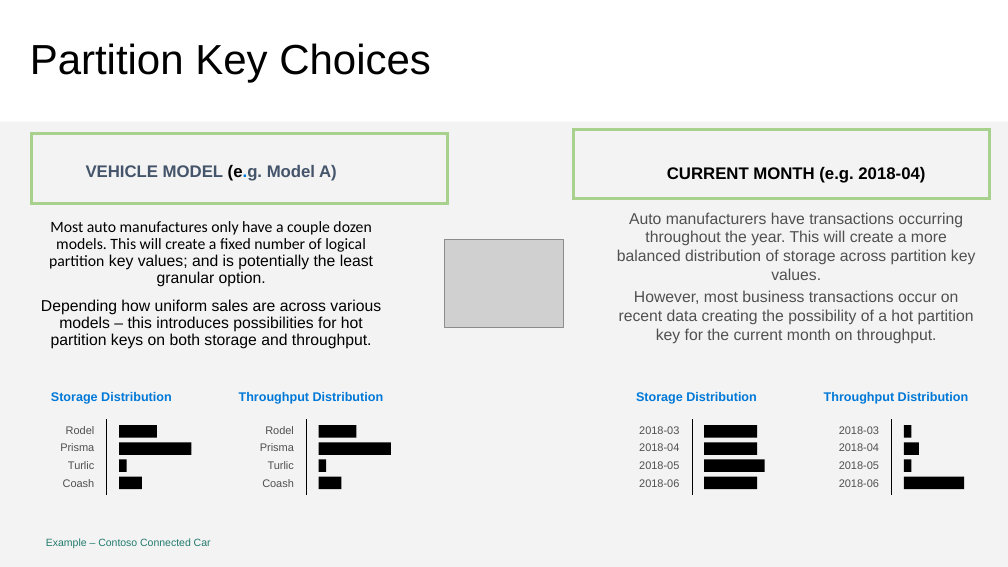
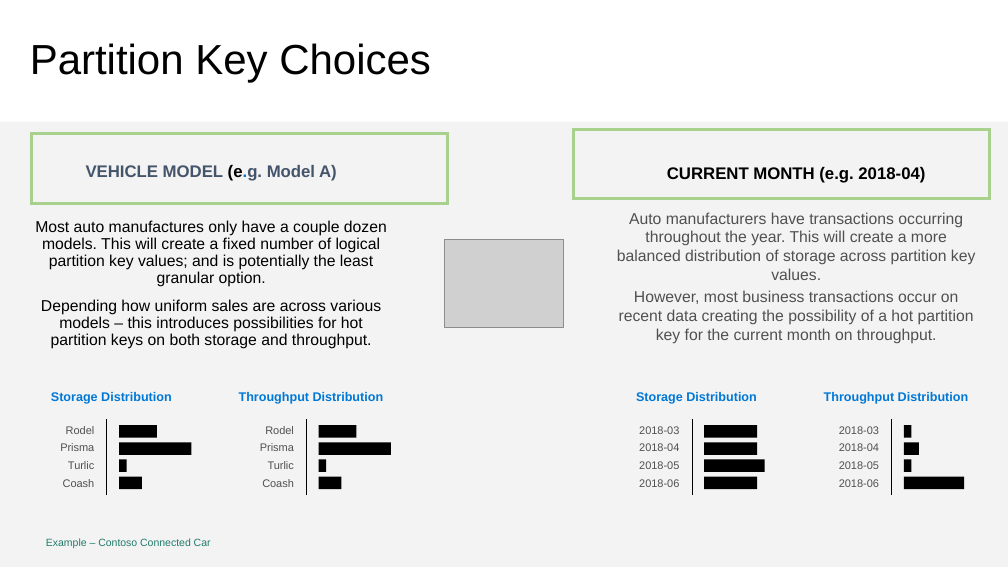
Before and after one commit to CosmosDB/labs, a slide deck: slide 25 of decks/Partitioning.pptx (slide 26 before the commit). Drawn at 1008x567 pixels with LibreOffice and Linux fonts; fonts in the diff are those of the drawing; grey boxes stand for pictures; background and template pictures are left out. Boxes give left, top, right and bottom in pixels: in the first picture for what was removed or moved away, otherwise in the second. Text is boxed around its words. In the diff, an @@ line names an element or a change of style, - is before the commit and + after.

```diff
--- a/decks/Partitioning.pptx
+++ b/decks/Partitioning.pptx
@@ text at box(35, 220, 387, 287): font Calibri to Arial in "Most auto manufactures only have a couple ..." @@
```
Also in this commit, not shown: 3 other slides changed, 1 slide removed.
